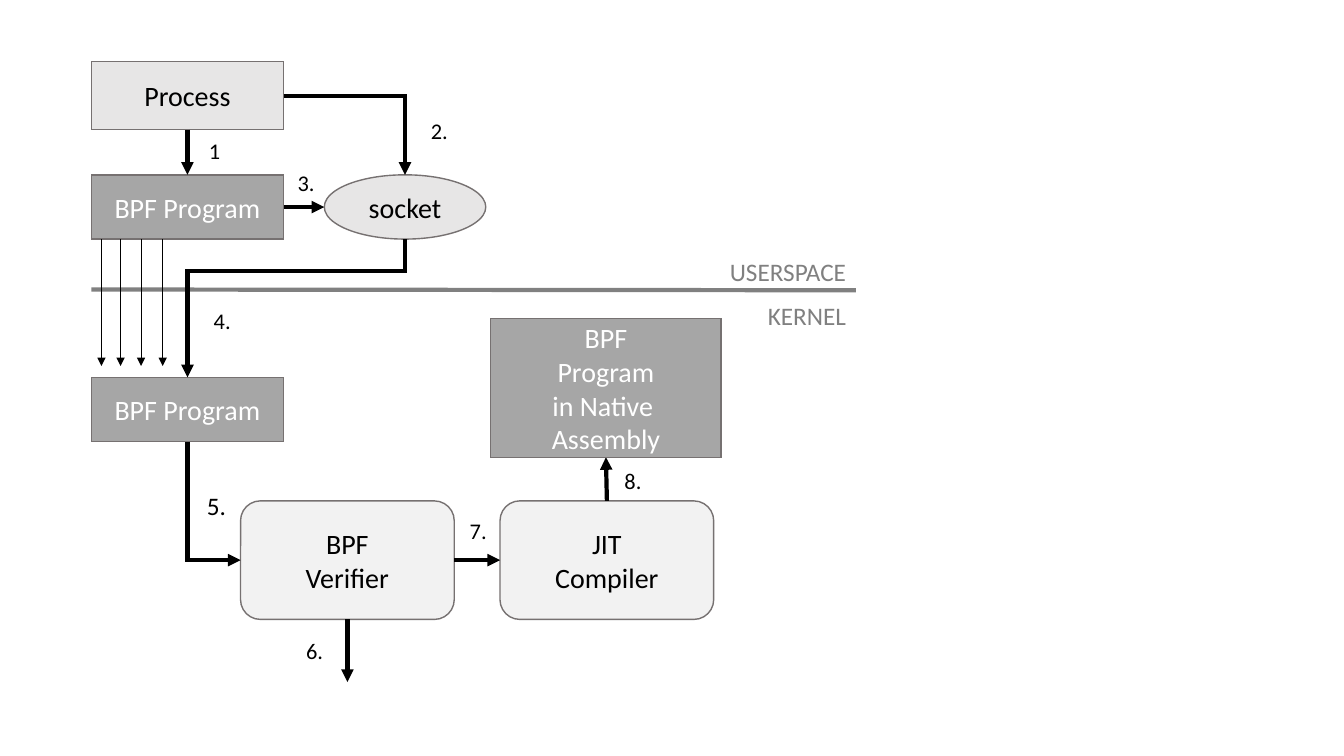
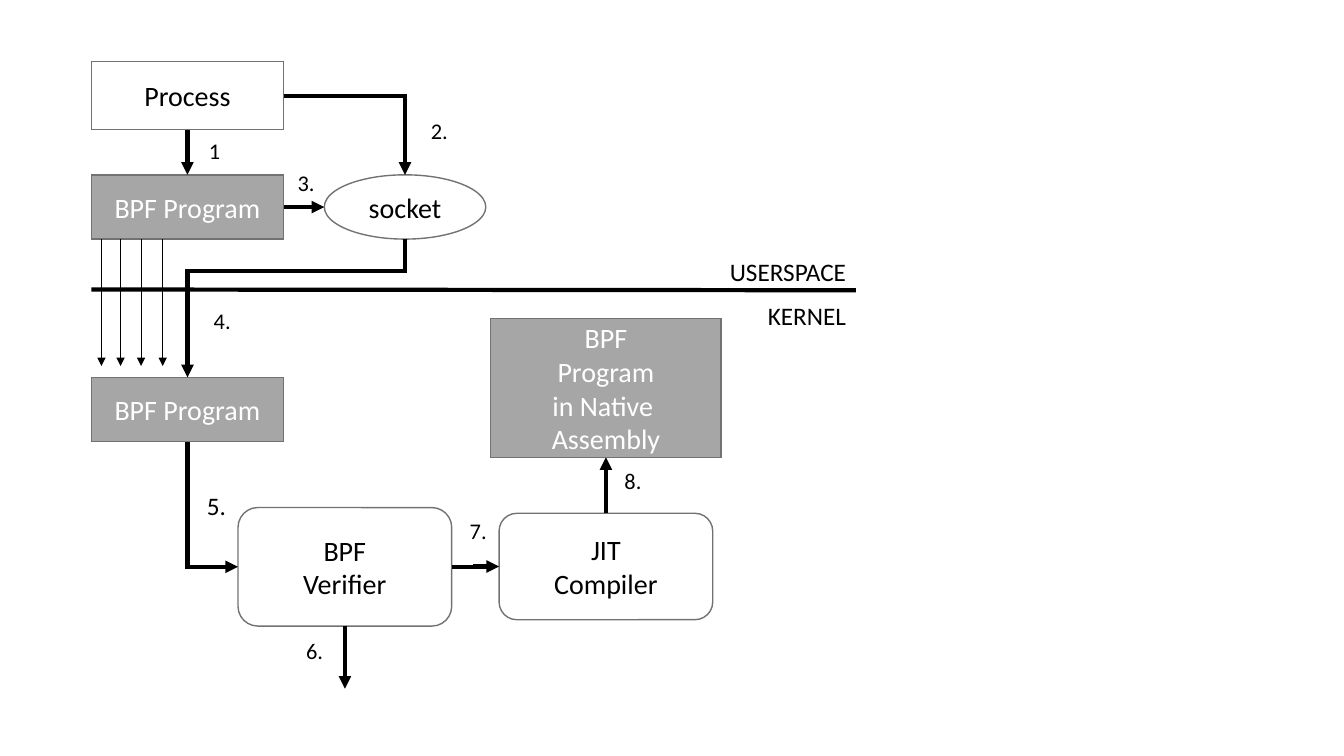
Before and after one commit to ereshetova/dissertation, a slide deck: slide 1 of figures/bpf-overview.pptx. Drawn at 1344x756 pixels with LibreOffice and Linux fonts; fonts in the diff are those of the drawing. Boxes give left, top, right and bottom in pixels: in the first picture for what was removed or moved away, otherwise in the second. Text is boxed around its words. In the diff, an @@ line names an element or a change of style, - is before the commit and + after.

```diff
--- a/figures/bpf-overview.pptx
+++ b/figures/bpf-overview.pptx
@@ rectangle "Process" at (92, 62, 284, 129): fill #E7E6E6 to none @@
@@ ellipse "socket" at (325, 174, 486, 239): fill #E7E6E6 to none @@
@@ text "USERSPACE" at (730, 264, 846, 281): text colour #808080 to #000000 @@
@@ line (92, 289) - (856, 290): stroke #808080 3 pt to #000000 3 pt @@
@@ text "KERNEL" at (768, 308, 846, 325): text colour #808080 to #000000 @@
@@ elbow arrow moved from (188, 442) - (241, 561) to (188, 442) - (238, 567) @@
@@ arrow moved from (607, 501) - (606, 458) to (606, 513) - (606, 458) @@
@@ rounded rectangle "BPF" at (238, 508, 452, 627): fill #F2F2F2 to none @@
@@ rounded rectangle "JIT" at (499, 513, 713, 620): fill #F2F2F2 to none @@
@@ rounded rectangle "JIT": place and size @@
-rounded rectangle "JIT" at (500, 501, 714, 620)
+rounded rectangle "JIT" at (499, 513, 713, 620)
@@ 1 rounded rectangle, 1 arrow, 1 elbow arrow: place and size @@
-1 rounded rectangle, 1 arrow, 1 elbow arrow at (241, 501, 500, 683)
+1 rounded rectangle, 1 arrow, 1 elbow arrow at (238, 508, 499, 689)
```
Also in this commit, not shown: 15 other files.
